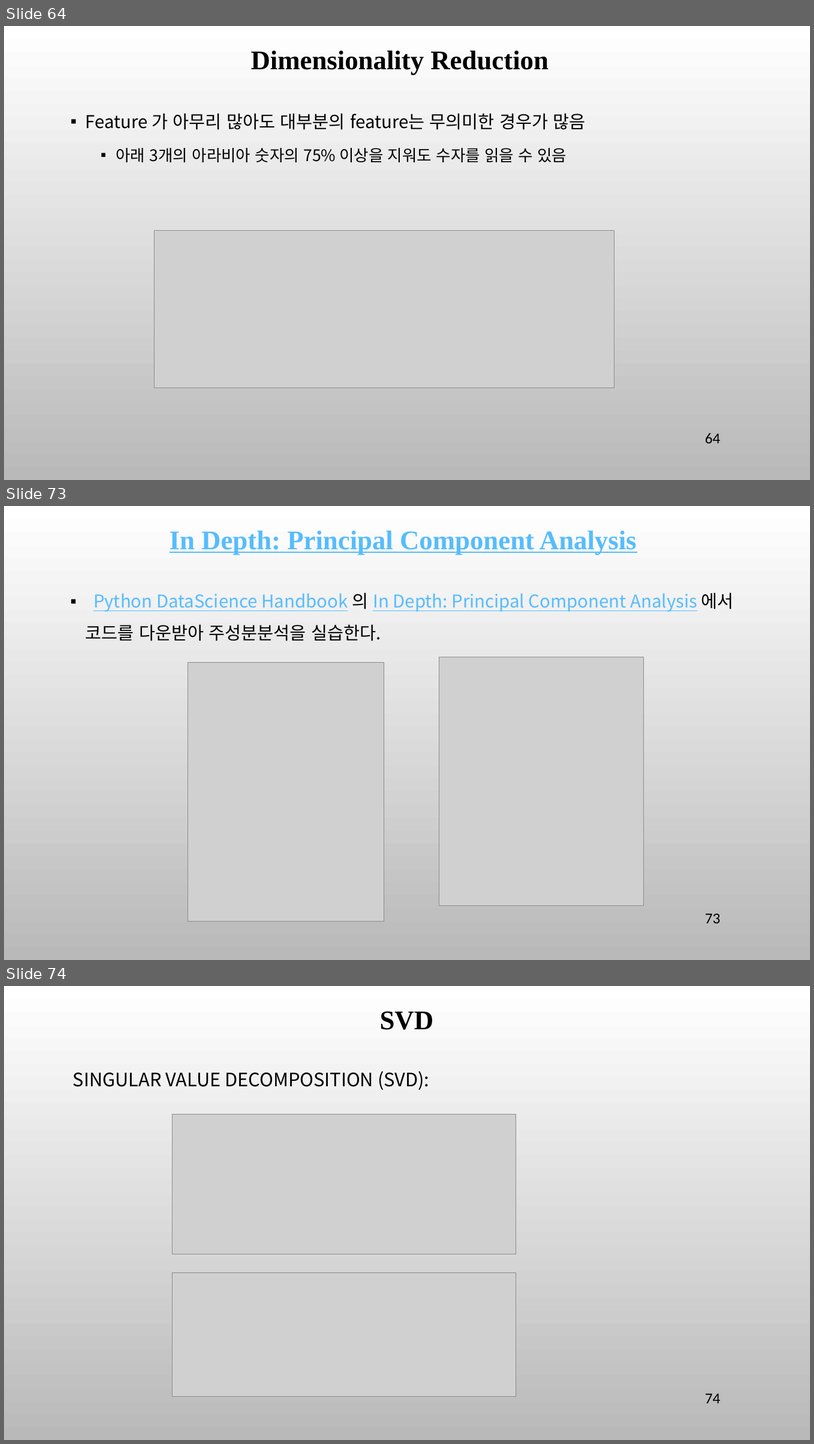
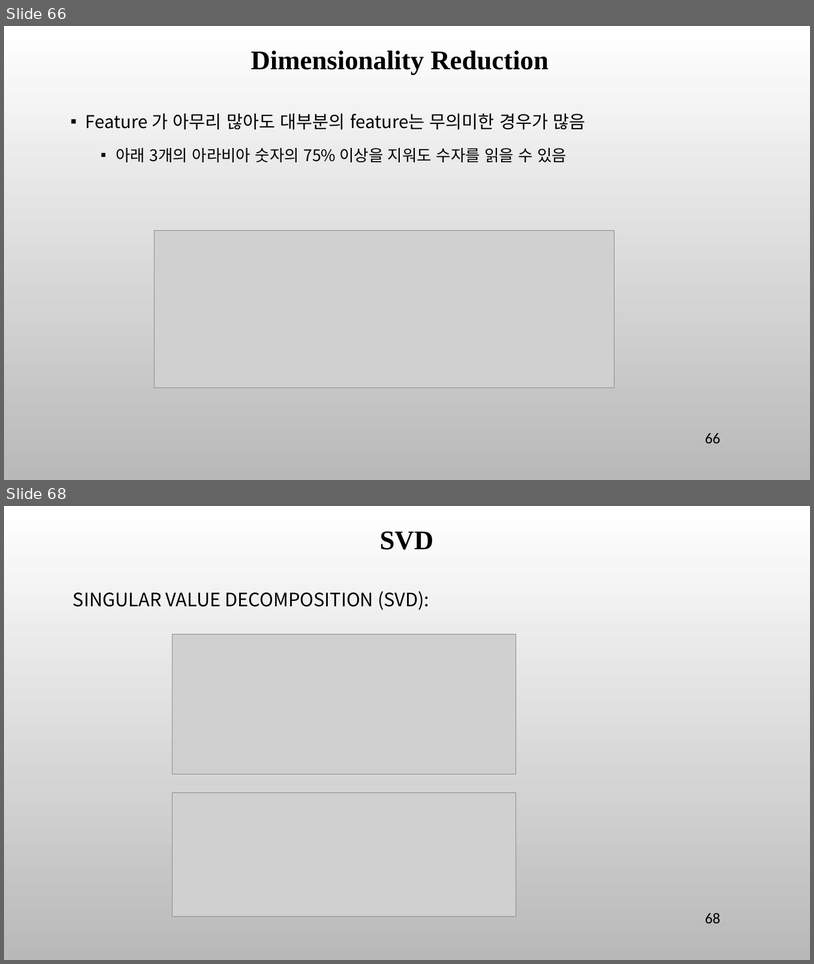
Before and after one commit to ancestor9/mathematics-for-machine-learning, a slide deck: 8_Applications of mathematics.pptx. Shown one above the other, each under a label of ours: slides 64, 73 and 74 before the commit, slides 66 and 68 after it; the slides between them are not shown. The pictures are 814x1444 and 814x964 pixels, drawn with LibreOffice and Linux fonts; fonts in the diff are those of the drawing; grey boxes stand for pictures; background and template pictures are left out. Boxes give left, top, right and bottom in pixels: in the first picture for what was removed or moved away, otherwise in the second. Text is boxed around its words. In the diff, an @@ line names an element or a change of style, - is before the commit and + after.

```diff
--- a/8_Applications of mathematics.pptx
+++ b/8_Applications of mathematics.pptx
@@ slide 73 removed at (4,506,810,960), background picture (left out) @@
@@ text removed at (170,531,637,555) @@
-In Depth: Principal Component Analysis
@@ text removed at (86,592,734,641) @@
-▪ Python DataScience Handbook 의 In Depth: Principal Component Analysis 에서 코드를 다운받아 주성분분석을 실습한다.
@@ picture removed at (188,662,384,921) @@
@@ picture removed at (439,657,644,906) @@
@@ page number removed at (705,913,721,923) @@
-73
@@ what was slide 64 is now slide 66 @@
@@ page number at (705,433,721,443): text changed @@
-64
+66
@@ what was slide 74 is now slide 68 @@
@@ page number at (705,913,721,923): text changed @@
-74
+68
```
Also in this commit, not shown: 6 slides changed, 3 slides added, 8 other slides removed.
